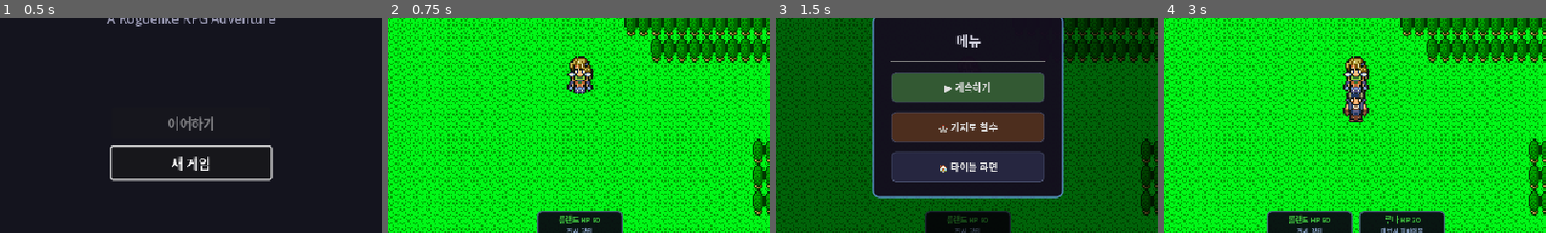
Above: before the commit, frames 1-4 (left to right).
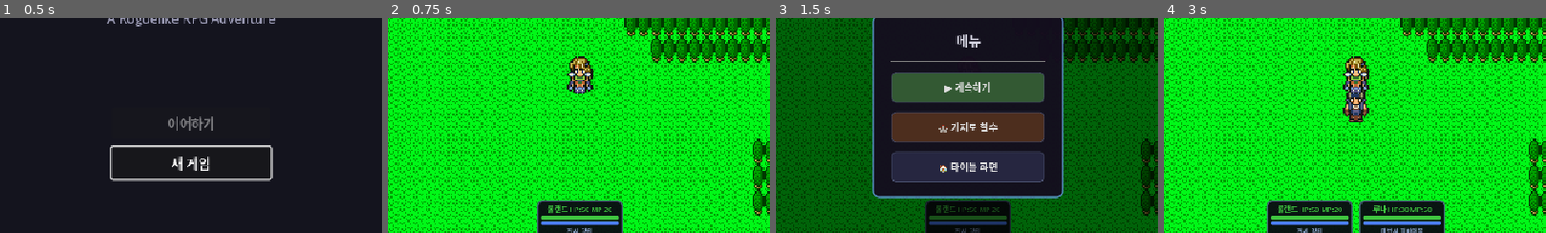
Above: after the commit, the same moments.

Repository: limmmmmmn/Appears-Appears
Game: Godot game, scene res://scenes/main/Main.tscn
Same seed, same stepped clock (60 frames per second), same inputs: the game is played once before the commit and once after it.
Inputs:
- Up to frame 1 (0.5 s): no input
- Up to frame 2 (0.75 s): click "새 게임" at 0.5 s
- Up to frame 3 (1.5 s): click "☰" at 1.25 s
- Up to frame 4 (3 s): click "🏰 철수" at 2 s; click "👤+ 영입" at 2.75 s
The pictures show only the part of the screen within x 25-75%, y 32-82%; the shares and areas given below are measured in that part.

Frame 1 is identical in both runs. In frame 2, 2.1% of the frame differs, in the area x 39-62%, y 84-97%; in frame 3, 1.9%; in frame 4, 4.2%, in the area x 26-74%, y 84-97%.

Commit message:
히어로 MP 시스템 추가 및 하단 카드에 HP/MP 바 표시
- Hero에 base_mp, current_mp, get_max_mp(), consume_mp(), restore_mp(), has_enough_mp() 추가
- 클래스별 base MP 설정 (마법사 50, 성직자 40, 도적/궁수 25, 전사/기사 20)
- 스킬별 mp_cost 추가 (파이어볼 15, 힐 12, 방패강타 10, 강타/조준사격 8, 백스탭 6)
- 하단 HeroCard에 HP 바 (초록/노랑/빨강) + MP 바 (파랑) ProgressBar 추가
- 전투 시 MP 부족하면 기본 공격으로 폴백, 스킬 사용 시 MP 소모
- 필드 힐 시 MP 소모 체크 추가
- SaveManager에 current_mp 저장/로드 추가

https://claude.ai/code/session_01LzmX6vSTcWcWe1rR4SRP8n

Diff:
--- a/data/classes.json
+++ b/data/classes.json
@@ -5,6 +5,7 @@
 	"description": "균형 잡힌 근접 전투원",
 	"base_stats": {
 	  "hp": 50,
+	  "mp": 20,
 	  "str": 12,
 	  "def": 10,
 	  "int": 4,
@@ -32,6 +33,7 @@
 	"description": "강력한 마법 공격 전문가",
 	"base_stats": {
 	  "hp": 30,
+	  "mp": 50,
 	  "str": 4,
 	  "def": 4,
 	  "int": 14,
@@ -59,6 +61,7 @@
 	"description": "치유와 지원 전문가",
 	"base_stats": {
 	  "hp": 40,
+	  "mp": 40,
 	  "str": 6,
 	  "def": 8,
 	  "int": 12,
@@ -86,6 +89,7 @@
 	"description": "빠른 속도와 이도류 전문가",
 	"base_stats": {
 	  "hp": 35,
+	  "mp": 25,
 	  "str": 8,
 	  "def": 6,
 	  "int": 6,
@@ -113,6 +117,7 @@
 	"description": "원거리 물리 공격 전문가",
 	"base_stats": {
 	  "hp": 35,
+	  "mp": 25,
 	  "str": 10,
 	  "def": 6,
 	  "int": 6,
@@ -140,6 +145,7 @@
 	"description": "중장갑 탱커",
 	"base_stats": {
 	  "hp": 60,
+	  "mp": 20,
 	  "str": 10,
 	  "def": 14,
 	  "int": 4,
--- a/data/skills.json
+++ b/data/skills.json
@@ -6,6 +6,7 @@
 	"type": "physical",
 	"target": "single_enemy",
 	"cooldown": 2.0,
+	"mp_cost": 0,
 	"damage_base": 0,
 	"damage_scaling": {
 	  "stat": "str",
@@ -21,6 +22,7 @@
 	"type": "physical",
 	"target": "single_enemy",
 	"cooldown": 5.0,
+	"mp_cost": 8,
 	"damage_base": 0,
 	"damage_scaling": {
 	  "stat": "str",
@@ -36,6 +38,7 @@
 	"type": "magic",
 	"target": "all_enemies",
 	"cooldown": 8.0,
+	"mp_cost": 15,
 	"damage_base": 10,
 	"damage_scaling": {
 	  "stat": "int",
@@ -51,6 +54,7 @@
 	"type": "heal",
 	"target": "single_ally",
 	"cooldown": 10.0,
+	"mp_cost": 12,
 	"base_damage": 25,
 	"scaling": 1.2,
 	"effects": [],
@@ -64,6 +68,7 @@
 	"type": "physical",
 	"target": "single_enemy",
 	"cooldown": 4.0,
+	"mp_cost": 6,
 	"damage_base": 3,
 	"damage_scaling": {
 	  "stat": "str",
@@ -81,6 +86,7 @@
 	"type": "physical",
 	"target": "single_enemy",
 	"cooldown": 5.0,
+	"mp_cost": 8,
 	"damage_base": 8,
 	"damage_scaling": {
 	  "stat": "str",
@@ -98,6 +104,7 @@
 	"type": "physical",
 	"target": "single_enemy",
 	"cooldown": 8.0,
+	"mp_cost": 10,
 	"damage_base": 0,
 	"damage_scaling": {
 	  "stat": "str",
--- a/scenes/ui/HeroCard.tscn
+++ b/scenes/ui/HeroCard.tscn
@@ -46,6 +46,22 @@
 horizontal_alignment = 1
 text = "영웅"
 
+[node name="HPBar" type="ProgressBar" parent="Panel/VBox"]
+unique_name_in_owner = true
+layout_mode = 2
+custom_minimum_size = Vector2(0, 6)
+max_value = 100.0
+value = 100.0
+show_percentage = false
+
+[node name="MPBar" type="ProgressBar" parent="Panel/VBox"]
+unique_name_in_owner = true
+layout_mode = 2
+custom_minimum_size = Vector2(0, 5)
+max_value = 100.0
+value = 100.0
+show_percentage = false
+
 [node name="SkillLabel" type="Label" parent="Panel/VBox"]
 unique_name_in_owner = true
 layout_mode = 2
--- a/scripts/autoload/SaveManager.gd
+++ b/scripts/autoload/SaveManager.gd
@@ -98,6 +98,7 @@
 		party_data.append({
 			"id": hero.id,
 			"current_hp": hero.current_hp,
+			"current_mp": hero.current_mp,
 			"is_dead": hero.is_dead,
 			"seed_bonus": hero.seed_bonus.duplicate(),
 			"equipment": hero.equipment.duplicate(),
@@ -182,6 +183,7 @@
 			continue
 
 		hero.current_hp = int(hero_data.get("current_hp", hero.get_max_hp()))
+		hero.current_mp = int(hero_data.get("current_mp", hero.get_max_mp()))
 		hero.is_dead = bool(hero_data.get("is_dead", false))
 
 		var saved_seed: Dictionary = hero_data.get("seed_bonus", {})
--- a/scripts/battle/BattleWindow.gd
+++ b/scripts/battle/BattleWindow.gd
@@ -378,6 +378,13 @@
 		skill_id = "basic_attack"
 		skill_data = DataManager.get_skill("basic_attack")
 
+	# MP 부족 시 기본 공격으로 폴백
+	var mp_cost: int = int(skill_data.get("mp_cost", 0))
+	if mp_cost > 0 and hero.current_mp < mp_cost:
+		skill_id = "basic_attack"
+		skill_data = DataManager.get_skill("basic_attack")
+		mp_cost = 0
+
 	var target_type: String = skill_data.get("target", "single_enemy")
 
 	# 로그에 누구의 턴인지 표시
@@ -385,6 +392,10 @@
 
 	# 짧은 대기 (연출)
 	await get_tree().create_timer(0.2).timeout
+
+	# MP 소모
+	if mp_cost > 0:
+		hero.consume_mp(mp_cost)
 
 	# 타겟 타입에 따른 처리
 	match target_type:
@@ -431,7 +442,7 @@
 		if not wounded.is_empty():
 			for s in skills:
 				var data: Dictionary = DataManager.get_skill(s)
-				if data.get("type", "") == "heal":
+				if data.get("type", "") == "heal" and hero.has_enough_mp(s):
 					return s
 
 	# 마법사는 적이 2마리 이상이면 전체 공격 우선
@@ -439,14 +450,14 @@
 		if get_enemy_count() >= 2:
 			for s in skills:
 				var data: Dictionary = DataManager.get_skill(s)
-				if data.get("target", "") == "all_enemies":
+				if data.get("target", "") == "all_enemies" and hero.has_enough_mp(s):
 					return s
 
 	# 도적은 확률적으로 특수 스킬 사용
 	if hero.class_id == "thief":
 		if randf() < 0.3:  # 30% 확률로 특수 스킬
 			for s in skills:
-				if s != "basic_attack":
+				if s != "basic_attack" and hero.has_enough_mp(s):
 					return s
 
 	# 기본: 기본 공격
--- a/scripts/entities/Hero.gd
+++ b/scripts/entities/Hero.gd
@@ -9,6 +9,7 @@
 
 # 기본 스탯
 var base_hp: int = 0
+var base_mp: int = 0
 var base_str: int = 0
 var base_def: int = 0
 var base_int: int = 0
@@ -16,10 +17,11 @@
 var base_luk: int = 0
 
 # 씨앗 보너스
-var seed_bonus: Dictionary = {"hp": 0, "str": 0, "def": 0, "int": 0, "dex": 0, "luk": 0}
+var seed_bonus: Dictionary = {"hp": 0, "mp": 0, "str": 0, "def": 0, "int": 0, "dex": 0, "luk": 0}
 
 # 현재 상태
 var current_hp: int = 0
+var current_mp: int = 0
 var is_dead: bool = false
 
 # 도발 상태 (기사 방패 강타)
@@ -64,6 +66,7 @@
 
 	var base_stats: Dictionary = DataManager.get_class_base_stats(class_id)
 	base_hp = int(base_stats.get("hp", 30))
+	base_mp = int(base_stats.get("mp", 20))
 	base_str = int(base_stats.get("str", 5))
 	base_def = int(base_stats.get("def", 5))
 	base_int = int(base_stats.get("int", 5))
@@ -71,6 +74,7 @@
 	base_luk = int(base_stats.get("luk", 5))
 
 	current_hp = get_max_hp()
+	current_mp = get_max_mp()
 	_init_skill_toggles()
 
 
@@ -87,6 +91,9 @@
 
 func get_max_hp() -> int:
 	return int((base_hp + seed_bonus["hp"] + _get_equipment_stat("hp")) * HP_MULTIPLIER)
+
+func get_max_mp() -> int:
+	return base_mp + seed_bonus["mp"] + _get_equipment_stat("mp")
 
 func get_str() -> int:
 	return base_str + seed_bonus["str"] + _get_equipment_stat("str")
@@ -156,6 +163,31 @@
 		return
 	is_dead = false
 	current_hp = int(get_max_hp() * hp_percent)
+	current_mp = int(get_max_mp() * hp_percent)
+
+
+func consume_mp(amount: int) -> bool:
+	## MP 소모. 충분하면 소모 후 true, 부족하면 false
+	if amount <= 0:
+		return true
+	if current_mp < amount:
+		return false
+	current_mp -= amount
+	return true
+
+
+func restore_mp(amount: int) -> int:
+	## MP 회복
+	var actual := mini(amount, get_max_mp() - current_mp)
+	current_mp += actual
+	return actual
+
+
+func has_enough_mp(skill_id: String) -> bool:
+	## 스킬 사용에 필요한 MP가 있는지 확인
+	var skill_data: Dictionary = DataManager.get_skill(skill_id)
+	var cost: int = int(skill_data.get("mp_cost", 0))
+	return current_mp >= cost
 
 
 func apply_seed_bonus(stat: String, value: int) -> void:
@@ -166,10 +198,13 @@
 	# HP 증가 시 현재 값도 증가
 	if stat == "hp":
 		current_hp = mini(current_hp + value, get_max_hp())
+	if stat == "mp":
+		current_mp = mini(current_mp + value, get_max_mp())
 
 
 func full_restore() -> void:
 	current_hp = get_max_hp()
+	current_mp = get_max_mp()
 	is_dead = false
 
 
@@ -287,6 +322,13 @@
 	return float(current_hp) / float(get_max_hp())
 
 
+func get_mp_percent() -> float:
+	var max_mp := get_max_mp()
+	if max_mp <= 0:
+		return 1.0
+	return float(current_mp) / float(max_mp)
+
+
 #region 룬/특성
 func get_equipped_rune() -> Dictionary:
 	## 장착된 룬 데이터 반환
@@ -328,8 +370,9 @@
 
 
 func get_stat_summary() -> String:
-	return "[%s] %s | HP:%d/%d | STR:%d DEF:%d INT:%d DEX:%d LUK:%d" % [
+	return "[%s] %s | HP:%d/%d MP:%d/%d | STR:%d DEF:%d INT:%d DEX:%d LUK:%d" % [
 		hero_name, hero_class_name,
 		current_hp, get_max_hp(),
+		current_mp, get_max_mp(),
 		get_str(), get_def(), get_int(), get_dex(), get_luk()
 	]
--- a/scripts/ui/field/BottomPartyCards.gd
+++ b/scripts/ui/field/BottomPartyCards.gd
@@ -163,6 +163,10 @@
 
 func _execute_field_heal(healer: Hero, target: Hero) -> void:
 	var skill_data: Dictionary = DataManager.get_skill("heal")
+	var mp_cost: int = int(skill_data.get("mp_cost", 0))
+	if mp_cost > 0 and not healer.consume_mp(mp_cost):
+		return
+
 	var base_value: int = int(skill_data.get("base_damage", 25))
 	var scaling: float = skill_data.get("scaling", 1.2)
 	var int_stat: int = healer.get_int()
--- a/scripts/ui/field/HeroCard.gd
+++ b/scripts/ui/field/HeroCard.gd
@@ -14,12 +14,17 @@
 const HP_COLOR_HIGH := Color(0.25, 0.78, 0.25)
 const HP_COLOR_MID  := Color(0.92, 0.72, 0.2)
 const HP_COLOR_LOW  := Color(0.92, 0.22, 0.22)
+const MP_COLOR := Color(0.3, 0.5, 1.0)
+const MP_COLOR_LOW := Color(0.6, 0.4, 0.9)
+const BAR_BG_COLOR := Color(0.12, 0.12, 0.15, 0.9)
 
 signal equipment_dropped(hero_index: int, item_id: String)
 signal field_heal_requested(hero_index: int)
 
 @onready var panel: PanelContainer = %Panel
 @onready var name_label: Label = %NameLabel
+@onready var hp_bar: ProgressBar = %HPBar
+@onready var mp_bar: ProgressBar = %MPBar
 @onready var skill_label: Label = %SkillLabel
 @onready var equip_section: VBoxContainer = %EquipSection
 
@@ -36,6 +41,8 @@
 	panel.mouse_entered.connect(_on_mouse_entered)
 	panel.mouse_exited.connect(_on_mouse_exited)
 	panel.gui_input.connect(_on_gui_input)
+	_style_bar(hp_bar, HP_COLOR_HIGH)
+	_style_bar(mp_bar, MP_COLOR)
 	_build_equip_slots()
 	call_deferred("_update_min_size")
 
@@ -101,16 +108,16 @@
 		return
 	hero_id = hero.id
 	_update_name_hp(hero)
+	_update_bars(hero)
 	_update_skill_info(hero)
 	_update_equips(hero)
 
 
 func _update_name_hp(hero: Hero) -> void:
-	var hp: int = hero.current_hp
-	name_label.text = "%s HP %d" % [hero.hero_name, hp]
+	name_label.text = "%s HP:%d MP:%d" % [hero.hero_name, hero.current_hp, hero.current_mp]
 
 	var max_hp := hero.get_max_hp()
-	var pct: float = float(hp) / float(max_hp) if max_hp > 0 else 1.0
+	var pct: float = float(hero.current_hp) / float(max_hp) if max_hp > 0 else 1.0
 	var color: Color
 	if pct <= 0.25:
 		color = HP_COLOR_LOW
@@ -119,6 +126,56 @@
 	else:
 		color = HP_COLOR_HIGH
 	name_label.add_theme_color_override("font_color", color)
+
+
+func _update_bars(hero: Hero) -> void:
+	# HP bar
+	var max_hp := hero.get_max_hp()
+	hp_bar.max_value = max_hp
+	hp_bar.value = hero.current_hp
+	var hp_pct: float = float(hero.current_hp) / float(max_hp) if max_hp > 0 else 1.0
+	var hp_color: Color
+	if hp_pct <= 0.25:
+		hp_color = HP_COLOR_LOW
+	elif hp_pct <= 0.5:
+		hp_color = HP_COLOR_MID
+	else:
+		hp_color = HP_COLOR_HIGH
+	_update_bar_color(hp_bar, hp_color)
+
+	# MP bar
+	var max_mp := hero.get_max_mp()
+	mp_bar.max_value = max_mp if max_mp > 0 else 1
+	mp_bar.value = hero.current_mp
+	var mp_pct: float = float(hero.current_mp) / float(max_mp) if max_mp > 0 else 1.0
+	var mp_color: Color = MP_COLOR_LOW if mp_pct <= 0.25 else MP_COLOR
+	_update_bar_color(mp_bar, mp_color)
+
+
+func _style_bar(bar: ProgressBar, fill_color: Color) -> void:
+	var bg := StyleBoxFlat.new()
+	bg.bg_color = BAR_BG_COLOR
+	bg.corner_radius_top_left = 2
+	bg.corner_radius_top_right = 2
+	bg.corner_radius_bottom_left = 2
+	bg.corner_radius_bottom_right = 2
+	bar.add_theme_stylebox_override("background", bg)
+
+	var fill := StyleBoxFlat.new()
+	fill.bg_color = fill_color
+	fill.corner_radius_top_left = 2
+	fill.corner_radius_top_right = 2
+	fill.corner_radius_bottom_left = 2
+	fill.corner_radius_bottom_right = 2
+	bar.add_theme_stylebox_override("fill", fill)
+
+
+func _update_bar_color(bar: ProgressBar, color: Color) -> void:
+	var fill: StyleBoxFlat = bar.get_theme_stylebox("fill")
+	if fill:
+		var new_fill := fill.duplicate()
+		new_fill.bg_color = color
+		bar.add_theme_stylebox_override("fill", new_fill)
 
 
 func _update_skill_info(hero: Hero) -> void:
